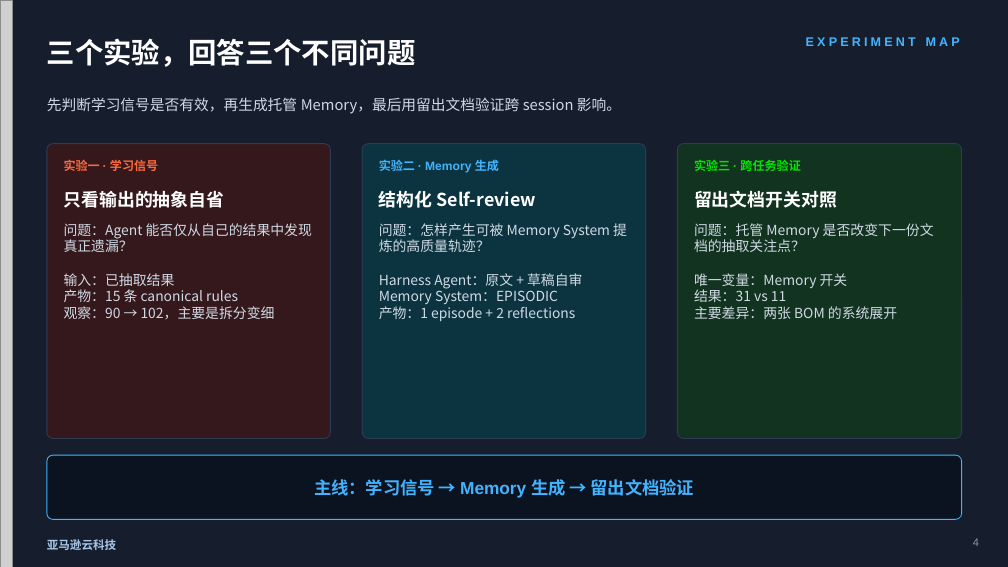
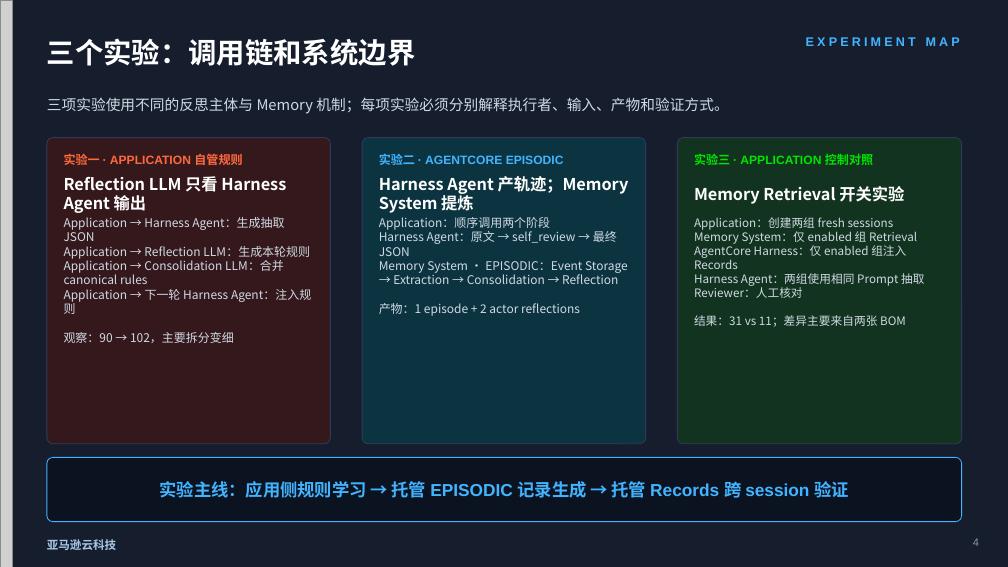
Before and after one commit to dashjim/agentcore-memory-loop, a slide deck: slide 4 of docs/记忆能让Agent越跑越好吗-V3.pptx. Drawn at 1008x567 pixels with LibreOffice and Linux fonts; fonts in the diff are those of the drawing; grey boxes stand for pictures. Boxes give left, top, right and bottom in pixels: in the first picture for what was removed or moved away, otherwise in the second. Text is boxed around its words. In the diff, an @@ line names an element or a change of style, - is before the commit and + after.

Commit message:
docs: clarify role ownership across memory deck

```diff
--- a/docs/记忆能让Agent越跑越好吗-V3.pptx
+++ b/docs/记忆能让Agent越跑越好吗-V3.pptx
@@ text at (x1=47, y1=38, x2=416, y2=66): text changed @@
-三个实验，回答三个不同问题
+三个实验：调用链和系统边界
@@ text at (x1=47, y1=97, x2=728, y2=114): text changed @@
-先判断学习信号是否有效，再生成托管 Memory，最后用留出文档验证跨 session 影响。
+三项实验使用不同的反思主体与 Memory 机制；每项实验必须分别解释执行者、输入、产物和验证方式。
@@ rounded rectangle resized from (x1=47, y1=144, x2=330, y2=439) to (x1=47, y1=138, x2=330, y2=444) @@
@@ rounded rectangle resized from (x1=362, y1=144, x2=646, y2=439) to (x1=362, y1=138, x2=646, y2=444) @@
@@ rounded rectangle resized from (x1=678, y1=144, x2=962, y2=439) to (x1=678, y1=138, x2=962, y2=444) @@
@@ text at (x1=64, y1=176, x2=286, y2=213): text changed; size 17 to 15.5 pt @@
-只看输出的抽象自省
+Reflection LLM 只看 Harness Agent 输出
@@ text at (x1=64, y1=151, x2=242, y2=167): text changed @@
-实验一 · 学习信号
+实验一 · APPLICATION 自管规则
@@ text at (x1=379, y1=154, x2=564, y2=165): text changed @@
-实验二 · Memory 生成
+实验二 · AGENTCORE EPISODIC
@@ text at (x1=379, y1=176, x2=629, y2=213): text changed; size 17 to 15.5 pt @@
-结构化 Self-review
+Harness Agent 产轨迹；Memory System 提炼
@@ text at (x1=694, y1=154, x2=873, y2=165): text changed @@
-实验三 · 跨任务验证
+实验三 · APPLICATION 控制对照
@@ text at (x1=694, y1=186, x2=904, y2=204): text changed; size 17 to 15.5 pt @@
-留出文档开关对照
+Memory Retrieval 开关实验
@@ text at (x1=64, y1=217, x2=311, y2=343): text changed; size 13.2 to 11.4 pt @@
-问题：Agent 能否仅从自己的结果中发现真正遗漏？
-输入：已抽取结果
-产物：15 条 canonical rules
-观察：90 → 102，主要是拆分变细
+Application → Harness Agent：生成抽取 JSON
+Application → Reflection LLM：生成本轮规则
+Application → Consolidation LLM：合并 canonical rules
+Application → 下一轮 Harness Agent：注入规则
+观察：90 → 102，主要拆分变细
@@ text at (x1=379, y1=217, x2=628, y2=316): text changed; size 13.2 to 11.4 pt @@
-问题：怎样产生可被 Memory System 提炼的高质量轨迹？
-Harness Agent：原文 + 草稿自审
-Memory System：EPISODIC
-产物：1 episode + 2 reflections
+Application：顺序调用两个阶段
+Harness Agent：原文 → self_review → 最终 JSON
+Memory System · EPISODIC：Event Storage → Extraction → Consolidation → Reflection
+产物：1 episode + 2 actor reflections
@@ text at (x1=694, y1=217, x2=924, y2=327): text changed; size 13.2 to 11.1 pt @@
-问题：托管 Memory 是否改变下一份文档的抽取关注点？
-唯一变量：Memory 开关
-结果：31 vs 11
-主要差异：两张 BOM 的系统展开
+Application：创建两组 fresh sessions
+Memory System：仅 enabled 组 Retrieval
+AgentCore Harness：仅 enabled 组注入 Records
+Harness Agent：两组使用相同 Prompt 抽取
+Reviewer：人工核对
+结果：31 vs 11；差异主要来自两张 BOM
@@ text at (x1=160, y1=481, x2=849, y2=498): text changed @@
-主线：学习信号 → Memory 生成 → 留出文档验证
+实验主线：应用侧规则学习 → 托管 EPISODIC 记录生成 → 托管 Records 跨 session 验证
```
Also in this commit, not shown: 15 other slides changed, 1 slide added, 1 slide removed, 2 other files.
